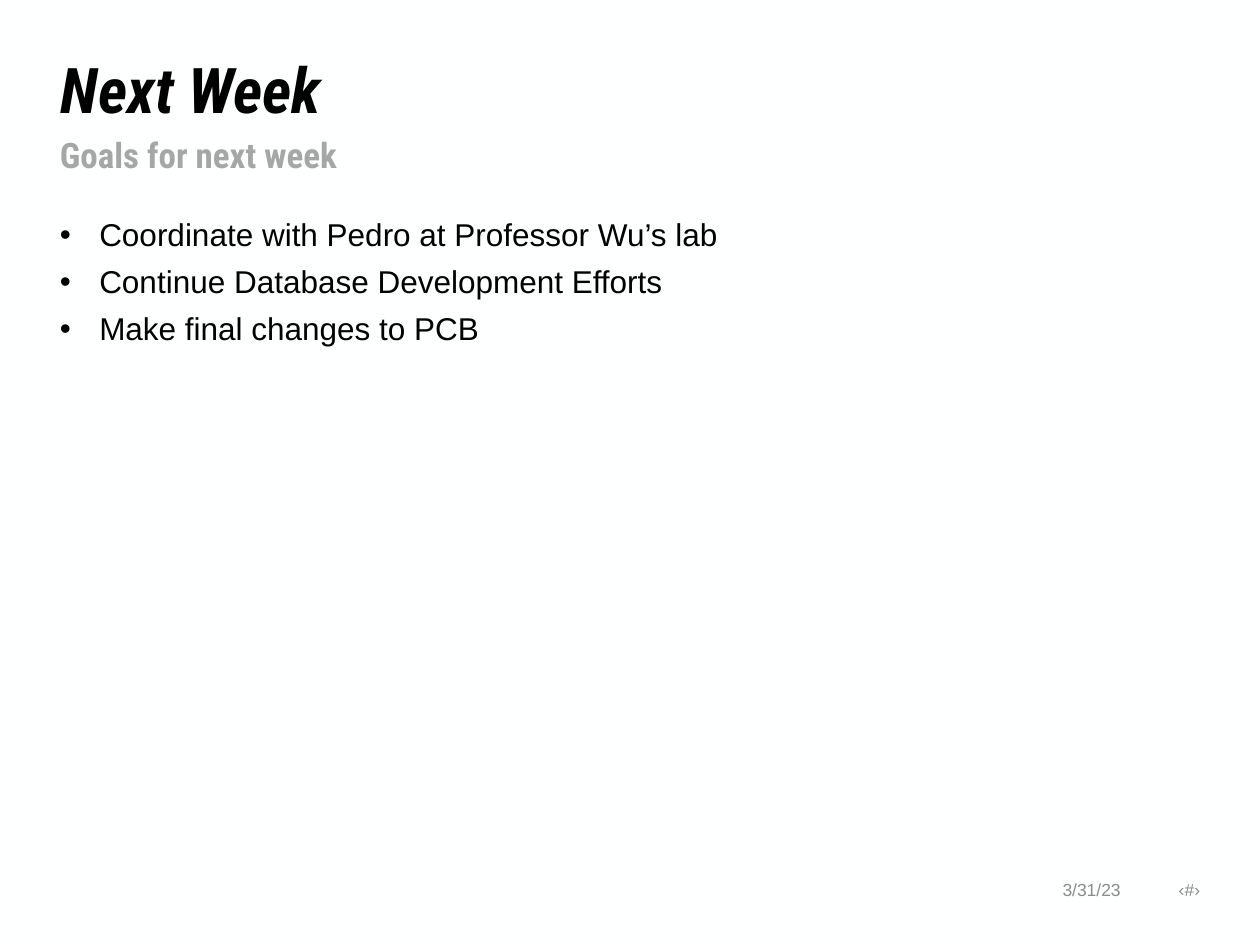
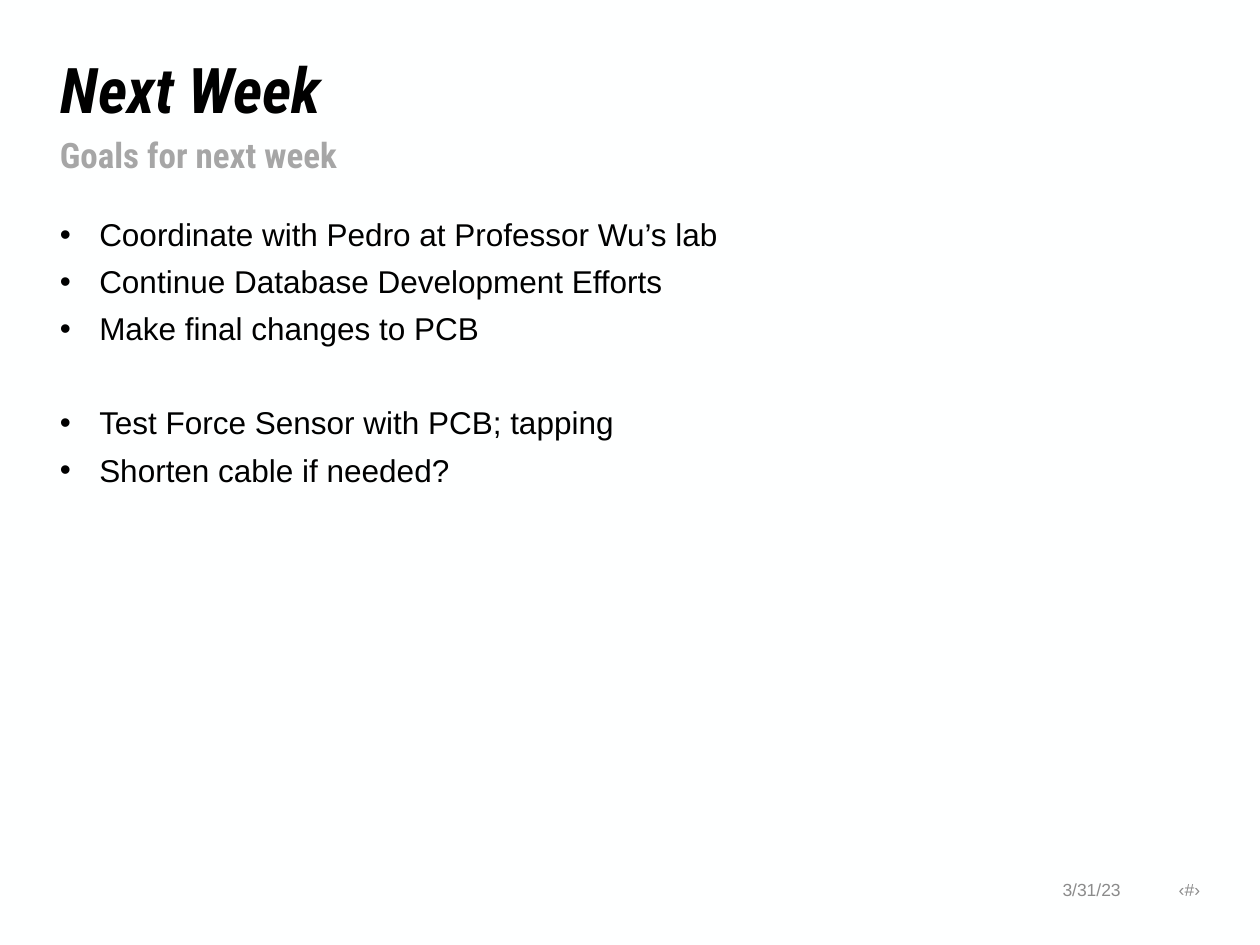
Before and after one commit to NHuang58/Biomedical_Device_PCB, a slide deck: slide 7 of Documentation/Slides/Weekly-Report-06-22-2026.pptx. Drawn at 1260x945 pixels with LibreOffice and Linux fonts; fonts in the diff are those of the drawing; background and template pictures are left out. Boxes give left, top, right and bottom in pixels: in the first picture for what was removed or moved away, otherwise in the second. Text is boxed around its words. In the diff, an @@ line names an element or a change of style, - is before the commit and + after.

```diff
--- a/Documentation/Slides/Weekly-Report-06-22-2026.pptx
+++ b/Documentation/Slides/Weekly-Report-06-22-2026.pptx
@@ text at [99,411,613,483]: paragraphs added @@
+• Test Force Sensor with PCB; tapping
+• Shorten cable if needed?
```
Also in this commit, not shown: 1 other slide changed, 2 other files.
